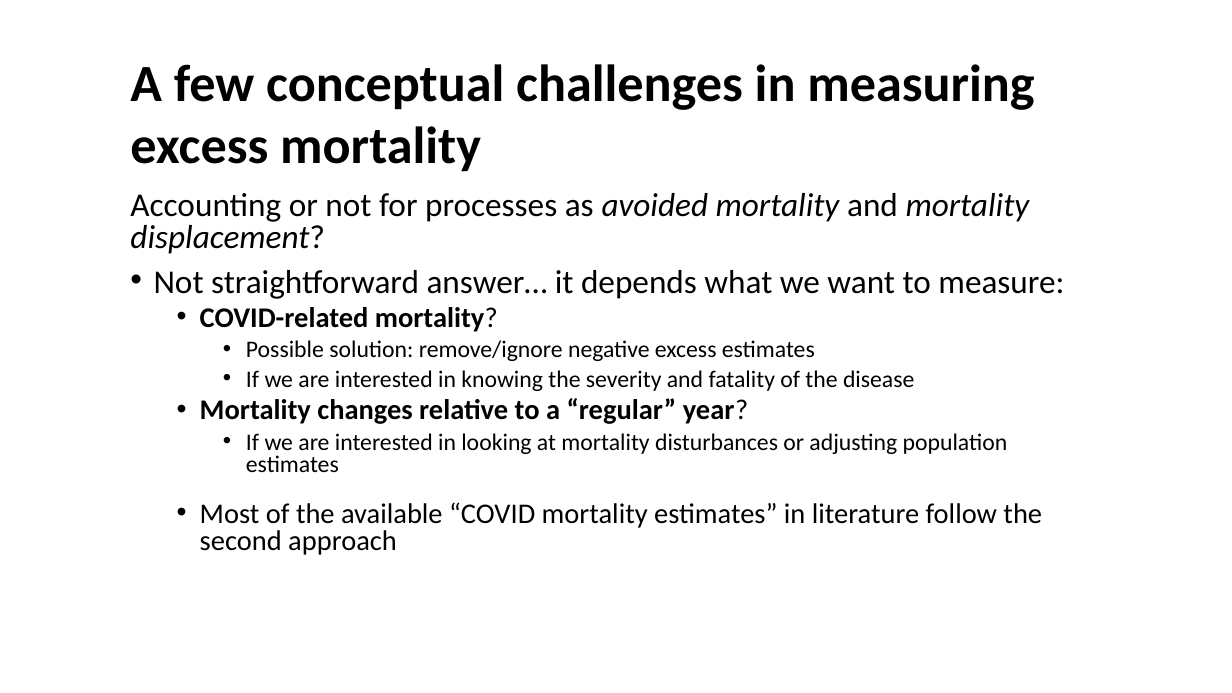
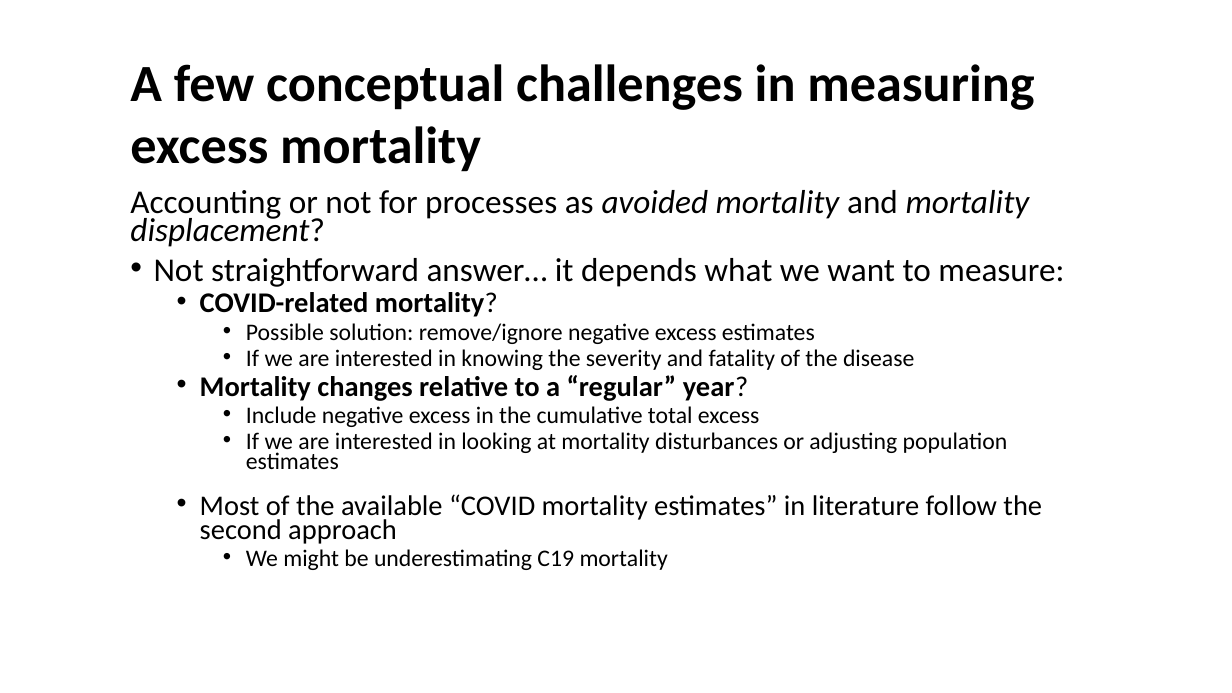
Before and after one commit to kikeacosta/edsd26_apc, a slide deck: slide 15 of slides/04_excess_mortality.pptx (slide 14 before the commit). Drawn at 1232x693 pixels with LibreOffice and Linux fonts; fonts in the diff are those of the drawing. Boxes give left, top, right and bottom in pixels: in the first picture for what was removed or moved away, otherwise in the second. Text is boxed around its words. In the diff, an @@ line names an element or a change of style, - is before the commit and + after.

```diff
--- a/slides/04_excess_mortality.pptx
+++ b/slides/04_excess_mortality.pptx
@@ text at (130, 190, 1064, 544): line spacing 0.8 to 0.7 @@
@@ text at (246, 406, 760, 427): paragraph added @@
+    • Include negative excess in the cumulative total excess
@@ text at (246, 549, 668, 570): paragraph added @@
+    • We might be underestimating C19 mortality
```
Also in this commit, not shown: 5 other slides changed, 2 slides added, 13 other files.
